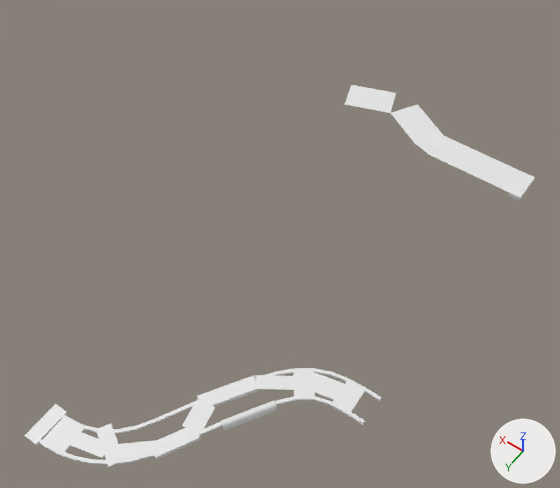
The FBX model Content/Placeable/RoadModule/D5/D5_Raw.fbx, before and after one commit.
One viewpoint serves both versions: a 50 mm lens placed at (-24.2, 134.0, 135.9), pointed at (38.4, 46.4, -1.8). The lights are fixed; the arrows at lower right show +X, +Y and +Z. Objects named as collision shapes, trigger or cutter boxes, shadow casters or lower levels of detail are left out. Where no turn or scale is listed for an object, it has been applied to the vertices. Vertices at the same position are counted once.

In view in the first picture: 'road'.
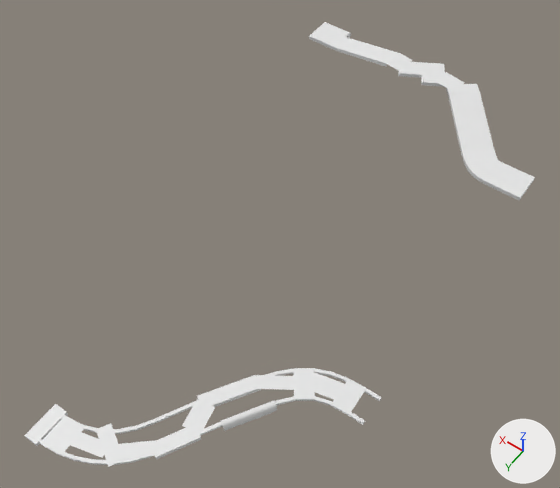
Where the newer file only moved an object's origin or applied its transform, the numbers keep the older frame.

The change in detail:
me_transform5_019 is used by ob_road; location (0.0, 0.0, 0.0); scale (0.01, 0.01, 0.01).
me_transform5_019 had 1757 vertices, 1460 faces and spanned x 0.0..5334.0, y -1094.0..11200.0, z -229.0..19.0.
me_transform5_019 now has 2362 vertices, 1921 faces and spans x 0.0..7511.0, y -2716.0..11200.0, z -251.0..315.0.
me_transform5_019 part 1: the loose piece of 42 vertices spanning x 4163.0..4690.0, y 10462.0..11084.0, z 0.0 is copied, and the copy is turned 78 degrees about the z axis through its middle, then moved by (-1284.0, -12706.0, 315.0); it spans x 2806.0..3479.0, y -2228.0..-1637.0, z 315.0.
me_transform5_019 part 2: a new loose piece of 323 vertices spanning x 4350.0..7511.0, y -2716.0..-1544.0, z -251.0..315.0, in mat_masked (white #e7e7e7).
me_transform5_019 part 3: a new loose piece of 139 vertices spanning x 3198.0..4638.0, y -2499.0..-1466.0, z 214.0..314.0, in mat_masked (white #e7e7e7).
me_transform5_019 part 4: a new loose piece of 111 vertices spanning x 1276.0..2983.0, y -1983.0..-292.0, z -5.0..315.0, in mat_masked (white #e7e7e7).
me_transform5_019 part 5: a new loose piece of 58 vertices spanning x 5026.0..6038.0, y -2168.0..-1653.0, z -56.0..251.0, in mat_masked (white #e7e7e7).
me_transform5_019 part 6: 100 vertices moved from x 1000.0..2100.0, y -404.0..396.0, z 0.0 to x 900.0..2070.0, y -998.0..396.0, z -100.0..87.0; 295 vertices removed from x 1200.0..5334.0, y -1094.0..396.0, z 0.0; 227 vertices added at x 400.0..3149.0, y -2284.0..396.0, z -100.0..314.0.

What differs and where, as boxes (x1, y1, x2, y2) in the pictures (560 x 488 px; the box of a moved part takes in the faces that stretch with it):
'road', reshaped (16% taller)
    before: (24, 85, 535, 467)
    after: (24, 22, 535, 467)
part 1 of me_transform5_019, added
    after: (435, 72, 464, 92)
part 2 of me_transform5_019, added
    after: (309, 22, 412, 70)
part 3 of me_transform5_019, added
    after: (398, 62, 445, 87)
part 4 of me_transform5_019, added
    after: (448, 91, 488, 152)
part 5 of me_transform5_019, added
    after: (352, 47, 388, 63)
part 6 of me_transform5_019, moved or reshaped
    before: (345, 85, 500, 181)
    after: (446, 84, 509, 195)
